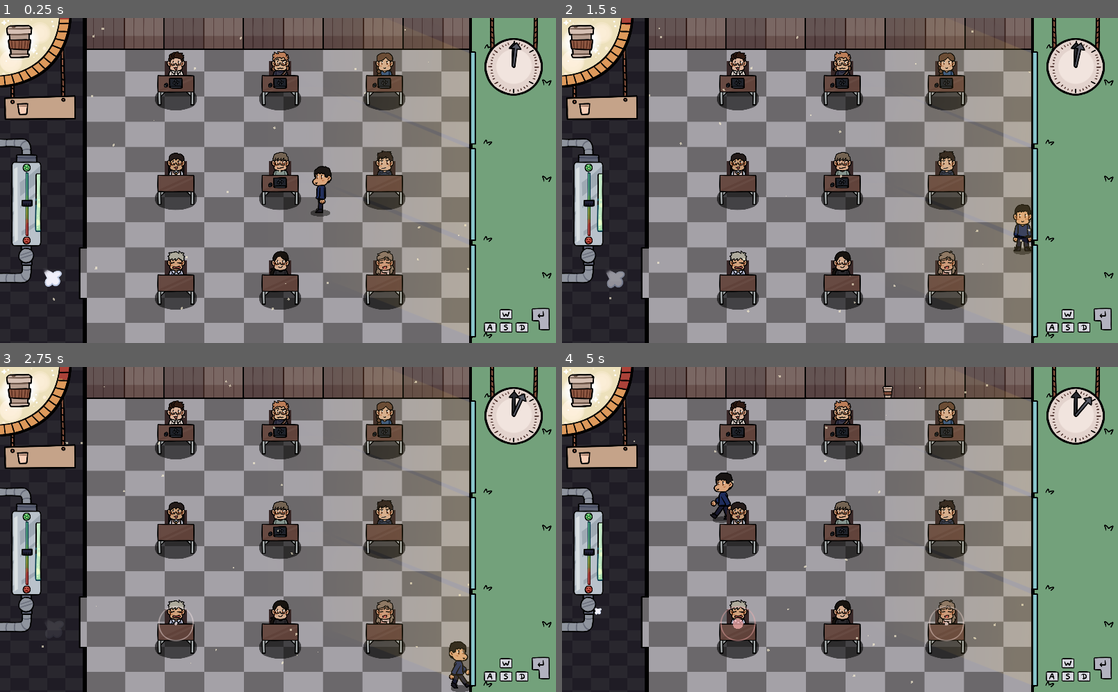
Above: before the commit, frames 1-4 (two rows, left to right).
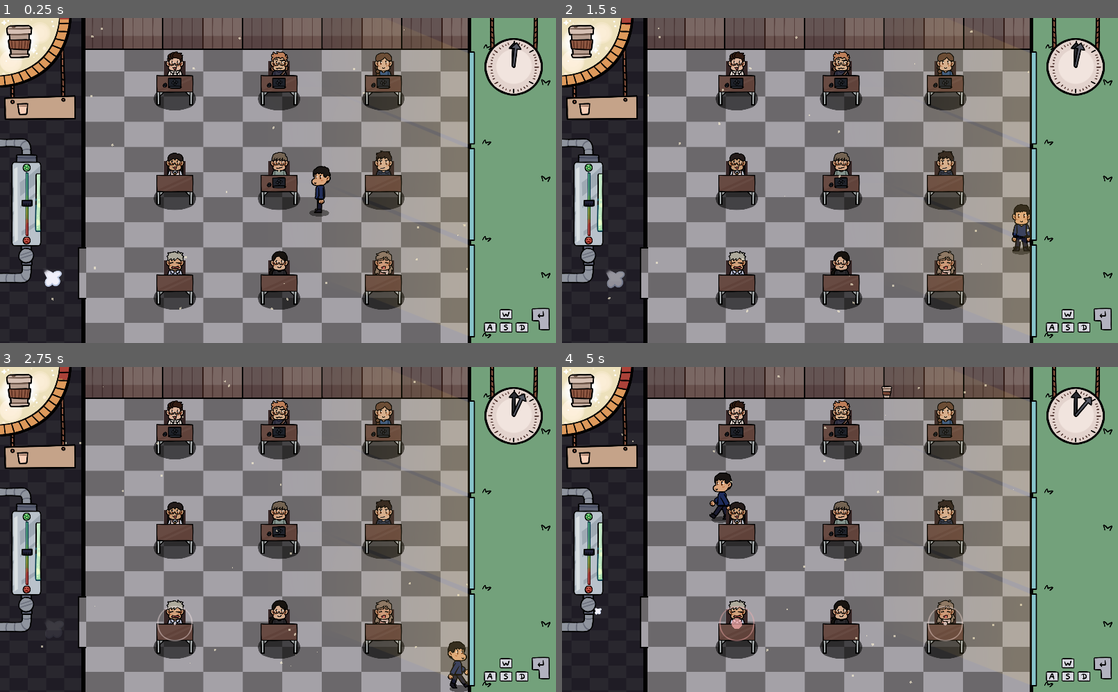
Above: after the commit, the same moments.

Repository: nyaro-p/TheTutorSimulator
Game: Godot game, scene res://Scenes/Classroom.tscn
The game is run twice, just before and just after one commit, with the same random seed, the same clock (stepped at 60 frames per second) and the same inputs.
Inputs:
- Up to frame 1 (0.25 s): no input
- Up to frame 2 (1.5 s): hold D (move_right) 0.53-1.28 s; hold S (move_down) from 1.28 s (still down)
- Up to frame 3 (2.75 s): release S (move_down) at 2.03 s; hold D (move_right) from 2.03 s (still down)
- Up to frame 4 (5 s): release D (move_right) at 2.78 s; hold W (move_up) 2.78-3.53 s; hold A (move_left) from 3.53 s (still down)

The runs differ from the first frame. In frame 1, 6.7% of the frame differs, in the area x 9-100%, y 0-100%; in frame 2, 6.7%; in frame 3, 6.8%; in frame 4, 6.9%, in the area x 10-100%, y 0-100%.

Commit message:
some repackaging

Diff:
--- a/Prefabs/Student/Student.tscn
+++ b/Prefabs/Student/Student.tscn
@@ -43,6 +43,7 @@
 texture = ExtResource( 2 )
 
 [node name="CollisionShape2D" type="CollisionShape2D" parent="."]
+visible = false
 position = Vector2( 0, 8.5 )
 shape = SubResource( 4 )
 
--- a/Prefabs/UI/Clock.tscn
+++ b/Prefabs/UI/Clock.tscn
@@ -1,7 +1,7 @@
 [gd_scene load_steps=4 format=2]
 
-[ext_resource path="res://Assets/Clock.png" type="Texture" id=1]
-[ext_resource path="res://Assets/Arrow.png" type="Texture" id=2]
+[ext_resource path="res://Assets/UI/Clock.png" type="Texture" id=1]
+[ext_resource path="res://Assets/UI/Arrow.png" type="Texture" id=2]
 [ext_resource path="res://Prefabs/UI/Clock.gd" type="Script" id=3]
 
 [node name="Clock" type="Node2D"]
--- a/Prefabs/UI/HappyOMeter.tscn
+++ b/Prefabs/UI/HappyOMeter.tscn
@@ -1,8 +1,8 @@
 [gd_scene load_steps=6 format=2]
 
-[ext_resource path="res://Assets/Happy-o-meter.png" type="Texture" id=1]
-[ext_resource path="res://Assets/Happy-o-meter_button.png" type="Texture" id=2]
-[ext_resource path="res://Assets/Steam.png" type="Texture" id=3]
+[ext_resource path="res://Assets/UI/Happy-o-meter.png" type="Texture" id=1]
+[ext_resource path="res://Assets/UI/Happy-o-meter_button.png" type="Texture" id=2]
+[ext_resource path="res://Assets/UI/Steam.png" type="Texture" id=3]
 
 [sub_resource type="Animation" id=1]
 length = 0.001
--- a/Prefabs/UI/Manometer.tscn
+++ b/Prefabs/UI/Manometer.tscn
@@ -1,8 +1,8 @@
 [gd_scene load_steps=5 format=2]
 
-[ext_resource path="res://Assets/Manameter_bar_empty.png" type="Texture" id=1]
-[ext_resource path="res://Assets/Manameter_bar_full.png" type="Texture" id=2]
-[ext_resource path="res://Assets/Manameter_base.png" type="Texture" id=3]
+[ext_resource path="res://Assets/UI/Manameter_bar_empty.png" type="Texture" id=1]
+[ext_resource path="res://Assets/UI/Manameter_bar_full.png" type="Texture" id=2]
+[ext_resource path="res://Assets/UI/Manameter_base.png" type="Texture" id=3]
 [ext_resource path="res://Prefabs/UI/Manometer.gd" type="Script" id=4]
 
 [node name="Manometer" type="Node2D"]
--- a/Prefabs/UI/StreakSign.tscn
+++ b/Prefabs/UI/StreakSign.tscn
@@ -1,7 +1,7 @@
 [gd_scene load_steps=3 format=2]
 
-[ext_resource path="res://Assets/Sign.png" type="Texture" id=1]
-[ext_resource path="res://Assets/Coffee_on_sign.png" type="Texture" id=2]
+[ext_resource path="res://Assets/UI/Sign.png" type="Texture" id=1]
+[ext_resource path="res://Assets/UI/Coffee_on_sign.png" type="Texture" id=2]
 
 [node name="StreakSign" type="Node2D"]
 
--- a/Scenes/Classroom.tscn
+++ b/Scenes/Classroom.tscn
@@ -10,11 +10,14 @@
 [ext_resource path="res://Assets/Lightray.png" type="Texture" id=8]
 [ext_resource path="res://Assets/Outside.png" type="Texture" id=9]
 [ext_resource path="res://Assets/Outside2.png" type="Texture" id=10]
-[ext_resource path="res://Assets/Tutorial.png" type="Texture" id=11]
+[ext_resource path="res://Assets/UI/Tutorial.png" type="Texture" id=11]
 [ext_resource path="res://Prefabs/UI/HappyOMeter.tscn" type="PackedScene" id=12]
 [ext_resource path="res://Assets/Sidebar_background.png" type="Texture" id=13]
 [ext_resource path="res://Prefabs/UI/StreakSign.tscn" type="PackedScene" id=14]
 [ext_resource path="res://Assets/Sidebar_entrance.png" type="Texture" id=15]
+
+[sub_resource type="Environment" id=8]
+background_mode = 4
 
 [sub_resource type="RectangleShape2D" id=1]
 extents = Vector2( 660, 20 )
@@ -54,6 +57,13 @@
 [node name="Classroom" type="Node2D"]
 script = ExtResource( 3 )
 
+[node name="WorldEnvironment" type="WorldEnvironment" parent="."]
+environment = SubResource( 8 )
+
+[node name="Camera2D" type="Camera2D" parent="."]
+position = Vector2( 257, 150 )
+current = true
+
 [node name="UI" type="CanvasLayer" parent="."]
 
 [node name="Clock" parent="UI" instance=ExtResource( 6 )]
@@ -76,7 +86,7 @@
 
 [node name="Background" type="Node2D" parent="."]
 
-[node name="TextureRect" type="TextureRect" parent="Background"]
+[node name="Floor" type="TextureRect" parent="Background"]
 margin_left = 79.0
 margin_top = 2.99998
 margin_right = 971.0
@@ -85,7 +95,7 @@
 texture = ExtResource( 4 )
 stretch_mode = 2
 
-[node name="TextureRect2" type="TextureRect" parent="Background"]
+[node name="Wall" type="TextureRect" parent="Background"]
 margin_left = 78.0
 margin_top = -2.0
 margin_right = 1867.0
@@ -94,7 +104,7 @@
 texture = ExtResource( 5 )
 stretch_mode = 2
 
-[node name="TextureRect3" type="TextureRect" parent="Background"]
+[node name="HallFloor" type="TextureRect" parent="Background"]
 margin_left = -7.0
 margin_right = 423.0
 margin_bottom = 1637.0
@@ -102,22 +112,26 @@
 texture = ExtResource( 13 )
 stretch_mode = 2
 
-[node name="StaticBody2D" type="StaticBody2D" parent="Background"]
+[node name="RoomOuterCollsions" type="StaticBody2D" parent="Background"]
 scale = Vector2( 0.4, 0.4 )
 
-[node name="CollisionShape2D" type="CollisionShape2D" parent="Background/StaticBody2D"]
+[node name="Upper" type="CollisionShape2D" parent="Background/RoomOuterCollsions"]
+visible = false
 position = Vector2( 650, 55 )
 shape = SubResource( 1 )
 
-[node name="CollisionShape2D2" type="CollisionShape2D" parent="Background/StaticBody2D"]
+[node name="Left" type="CollisionShape2D" parent="Background/RoomOuterCollsions"]
+visible = false
 position = Vector2( 108.75, 422.5 )
 shape = SubResource( 2 )
 
-[node name="CollisionShape2D3" type="CollisionShape2D" parent="Background/StaticBody2D"]
+[node name="Right" type="CollisionShape2D" parent="Background/RoomOuterCollsions"]
+visible = false
 position = Vector2( 1187.5, 425 )
 shape = SubResource( 3 )
 
-[node name="CollisionShape2D4" type="CollisionShape2D" parent="Background/StaticBody2D"]
+[node name="Bottom" type="CollisionShape2D" parent="Background/RoomOuterCollsions"]
+visible = false
 position = Vector2( 650, 780 )
 scale = Vector2( 0.999999, 0.999999 )
 shape = SubResource( 4 )
@@ -185,53 +199,55 @@
 margin_bottom = 327.0
 color = Color( 0, 0, 0, 1 )
 
-[node name="Lightray" type="Sprite" parent="Outside4"]
+[node name="Lightrays" type="Node2D" parent="Outside4"]
+
+[node name="Lightray" type="Sprite" parent="Outside4/Lightrays"]
 modulate = Color( 1, 1, 1, 0.156863 )
 position = Vector2( 340, 46 )
 scale = Vector2( 0.33, 0.33 )
 texture = ExtResource( 8 )
 flip_h = true
 
-[node name="Lightray2" type="Sprite" parent="Outside4"]
+[node name="Lightray2" type="Sprite" parent="Outside4/Lightrays"]
 modulate = Color( 1, 1, 1, 0.156863 )
 position = Vector2( 340, 134 )
 scale = Vector2( 0.33, 0.33 )
 texture = ExtResource( 8 )
 flip_h = true
 
-[node name="Lightray3" type="Sprite" parent="Outside4"]
+[node name="Lightray3" type="Sprite" parent="Outside4/Lightrays"]
 modulate = Color( 1, 1, 1, 0.156863 )
 position = Vector2( 340, 223 )
 scale = Vector2( 0.33, 0.33 )
 texture = ExtResource( 8 )
 flip_h = true
 
-[node name="Outside" type="Sprite" parent="Outside4"]
+[node name="Grass" type="Sprite" parent="Outside4"]
 position = Vector2( 490, 74 )
 scale = Vector2( 0.2, 0.2 )
 texture = ExtResource( 9 )
 
-[node name="Outside5" type="Sprite" parent="Outside4"]
+[node name="Grass2" type="Sprite" parent="Outside4"]
 position = Vector2( 491, -14 )
 scale = Vector2( 0.2, 0.2 )
 texture = ExtResource( 10 )
 
-[node name="Outside2" type="Sprite" parent="Outside4"]
+[node name="Grass3" type="Sprite" parent="Outside4"]
 position = Vector2( 490, 163 )
 scale = Vector2( 0.2, 0.2 )
 texture = ExtResource( 9 )
 
-[node name="Outside3" type="Sprite" parent="Outside4"]
+[node name="Grass4" type="Sprite" parent="Outside4"]
 position = Vector2( 490, 252 )
 scale = Vector2( 0.2, 0.2 )
 texture = ExtResource( 9 )
 
-[node name="Outside4" type="Sprite" parent="Outside4"]
+[node name="Grass5" type="Sprite" parent="Outside4"]
 position = Vector2( 491, 340 )
 scale = Vector2( 0.2, 0.2 )
 texture = ExtResource( 10 )
 
-[node name="SidebarEntrance" type="Sprite" parent="Outside4"]
+[node name="Door" type="Sprite" parent="Outside4"]
 position = Vector2( 76.214, 235.58 )
 scale = Vector2( 0.247, 0.205 )
 texture = ExtResource( 15 )
--- a/Scenes/GameController.gd
+++ b/Scenes/GameController.gd
@@ -70,7 +70,7 @@
 
 	itemTimer.start(5.0 + float(randi() % item_rate_time))
 
-func _physics_process(delta) -> void:
+func _physics_process(delta: float) -> void:
 	#constantly decreases coffee level
 	manometer.decrease(4.0 * delta)
 
--- a/project.godot
+++ b/project.godot
@@ -14,10 +14,15 @@
 run/main_scene="res://Scenes/Classroom.tscn"
 config/icon="res://icon.png"
 
+[debug]
+
+gdscript/warnings/return_value_discarded=false
+
 [display]
 
 window/size/width=512
 window/size/height=300
+window/size/fullscreen=true
 window/size/test_width=1024
 window/size/test_height=600
 window/stretch/mode="2d"
Renamed: Assets/Title_Screen_Background.png -> Assets/TitleScreen/Title_Screen_Background.png
Not shown, changed: Assets/TitleScreen/Title_Screen_Background.png.import
Renamed: Assets/Title_Screen_Image.png -> Assets/TitleScreen/Title_Screen_Image.png
Not shown, changed: Assets/TitleScreen/Title_Screen_Image.png.import
Renamed: Assets/Title_Screen_Steam1.png -> Assets/TitleScreen/Title_Screen_Steam1.png
Not shown, changed: Assets/TitleScreen/Title_Screen_Steam1.png.import
Renamed: Assets/Title_Screen_Steam2.png -> Assets/TitleScreen/Title_Screen_Steam2.png
Not shown, changed: Assets/TitleScreen/Title_Screen_Steam2.png.import
Renamed: Assets/Arrow.png -> Assets/UI/Arrow.png
Not shown, changed: Assets/UI/Arrow.png.import
Renamed: Assets/Clock.png -> Assets/UI/Clock.png
Not shown, changed: Assets/UI/Clock.png.import
(and 19 more such lines)
